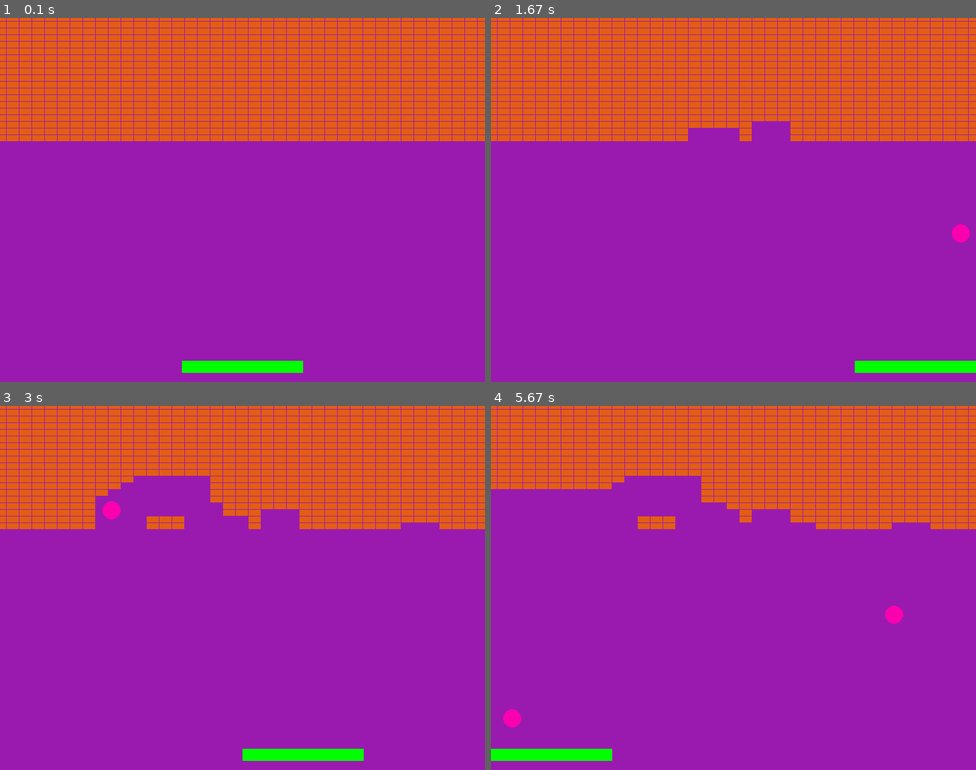
Above: before the commit, frames 1-4 (two rows, left to right).
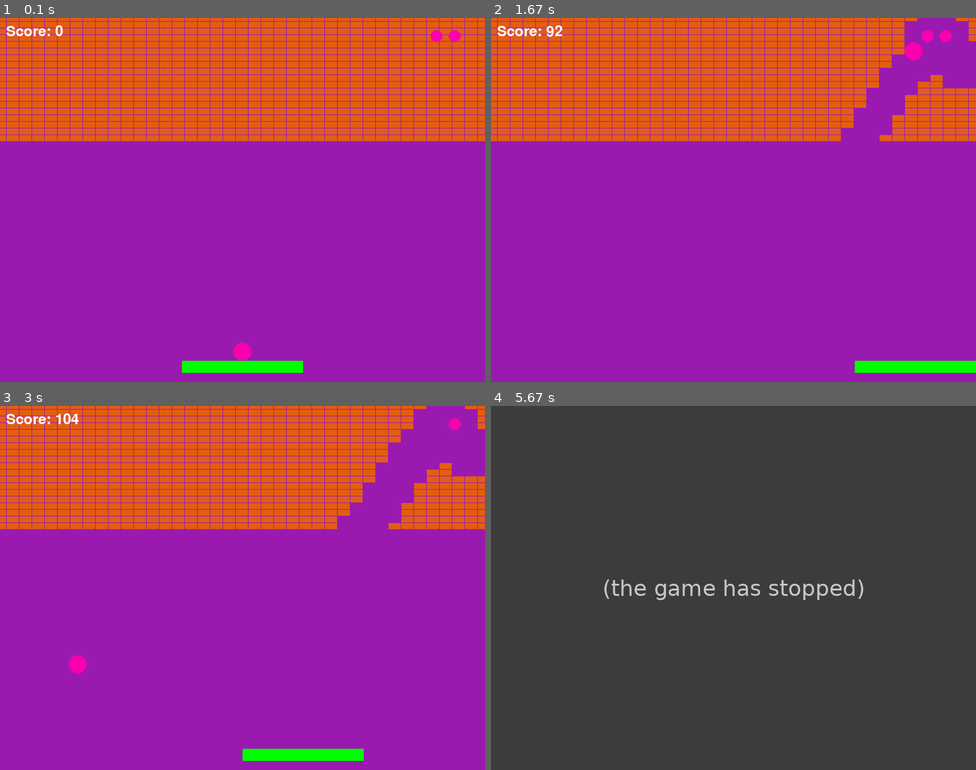
Above: after the commit, the same moments.

Repository: lawilmoth/Pygame-Basics
Game: pygame game, started from main.py
The game is run twice, just before and just after one commit, with the same random seed, the same clock (stepped at 60 frames per second) and the same inputs.
Inputs:
- Up to frame 1 (0.1 s): no input
- Up to frame 2 (1.67 s): tap Space at 0.33, 0.73, 1.03, 1.23, 1.53 s; hold Right 0.67-1.13 s; hold Right 1.17-1.63 s
- Up to frame 3 (3 s): hold Left 1.67-2.2 s; tap Space at 1.73, 2.03, 2.3, 2.6, 2.73 s; hold Left 2.23-2.63 s; hold Right from 2.67 s (still down)
- Up to frame 4 (5.67 s): tap Space at 3.03, 3.4, 3.7, 3.9, 4.2, 4.4, 4.7, 4.9, 5.2 s; release Right at 3.3 s; hold Left 3.33-3.8 s; hold Right 3.83-4.3 s; hold Right 4.33-4.8 s; hold Left 4.83-5.37 s

The runs differ from the first frame. In frame 1, 0.4% of the frame differs, in the area x 1-95%, y 2-95%; in frame 2, 4.7%; in frame 3, 7.9%; in frame 4, 100%, in the area x 0-100%, y 0-100%.
After the commit the program exited at 5.65 s; later frames show no game.

Commit message:
bricks and ball are working

Diff:
--- a/ball.py
+++ b/ball.py
@@ -19,6 +19,7 @@
 
         self.rect.center = (400, 300)
 
+        self.is_playing = False
 
 
 
@@ -26,18 +27,26 @@
         pygame.draw.circle(screen, self.color, self.rect.center, self.radius)
 
 
-    def update(self):
+    def update(self, paddle):
+        if self.is_playing:
+            if self.rect.right >= 800 or self.rect.left <= 0:
+                #Change direction
+                self.x_vel *= -1
 
-        if self.rect.right >= 800 or self.rect.left <= 0:
-            #Change direction
-            self.x_vel *= -1
+            if self.rect.top <= 0:
+                #Change direction
+                self.y_vel = abs(self.y_vel)
 
-        if self.rect.top <= 0:
-            #Change direction
-            self.y_vel *= -1
+            if self.rect.top > 600:
+                self.kill()
 
-        if self.rect.top > 600:
-            self.kill()
+            self.rect.x += self.x_vel
+            self.rect.y += self.y_vel
 
-        self.rect.x += self.x_vel
-        self.rect.y += self.y_vel
+        else:
+            self.rect.center = (
+                paddle.rect.centerx,
+                paddle.rect.top - self.radius)
+            keys = pygame.key.get_pressed()
+            if keys[pygame.K_SPACE]:
+                self.is_playing = True
--- a/main.py
+++ b/main.py
@@ -2,6 +2,7 @@
 from paddle import Paddle
 from ball import Ball
 from brick import Brick
+from ui import UI
 pygame.init()
 
 #Constants
@@ -16,6 +17,8 @@
 PURPLE = (154, 26, 176)
 
 ball_limit = 3
+score = 0
+lives = 3
 
 screen = pygame.display.set_mode((SCREEN_WIDTH, SCREEN_HEIGHT))
 pygame.display.set_caption("My Game!")
@@ -25,9 +28,10 @@
 running = True
 
 ##################
-paddle= Paddle()
+paddle = Paddle()
 balls = pygame.sprite.Group()
 bricks = pygame.sprite.Group()
+ui = UI()
 ##################
 for x in range(0, SCREEN_WIDTH, 21):
     for y in range(0, 200, 11):
@@ -36,11 +40,15 @@
 
 while running:
 
-    #randomly create a ball
-    if len(balls) < ball_limit:
-        if random.random() > .99:
-            ball = Ball()
-            balls.add(ball)
+
+    if len(balls) < 1:
+        ball = Ball()
+        balls.add(ball)
+        lives -= 1
+        if lives < 0:
+            print("Game Over")
+            running = False
+
     for event in pygame.event.get():
         if event.type == pygame.QUIT:
             running = False
@@ -60,9 +68,13 @@
 
 
     #Handle Collision
+    #Paddle ball collision
     collided_balls = pygame.sprite.spritecollide(paddle, balls, False)
     for ball in collided_balls:
         ball.y_vel = -1 * abs(ball.y_vel)
+        ball.x_vel = (ball.rect.centerx - paddle.rect.centerx) / 10
+        print(ball.x_vel)
+
 
     collided_bricks = pygame.sprite.groupcollide(bricks, balls, True, False)
 
@@ -70,21 +82,27 @@
         for b in ball:
             b.y_vel *= -1
 
+    for brick in collided_bricks.keys():
+        score += 1
+        print(score)
+
 
     #update the screen
     paddle.update()
-    balls.update()
+    balls.update(paddle)
     bricks.update()
     screen.fill(PURPLE)
 
 
     #Show the screen
     paddle.draw(screen)
-
     for ball in balls:
         ball.draw(screen)
     for brick in bricks:
         brick.draw(screen)
+
+    ui.draw_score(screen, score)
+    ui.draw_lives(screen, lives)
     pygame.display.flip()
 
     #Limits to 60FPS
--- /dev/null
+++ b/ui.py
@@ -0,0 +1,12 @@
+import pygame
+class UI:
+    def __init__(self):
+        self.font = pygame.font.SysFont(None, 36)
+
+    def draw_score(self, screen, score):
+        score_surf = self.font.render(f'Score: {score}', True, (255, 255, 255))
+        screen.blit(score_surf, (10, 10))
+
+    def draw_lives(self, screen, lives):
+        for i in range(lives):
+            pygame.draw.circle(screen, "#fa00af", (750 - (i * 30), 30), 10)
Empty file added: power_up.py
Not shown, added: .gitignore
